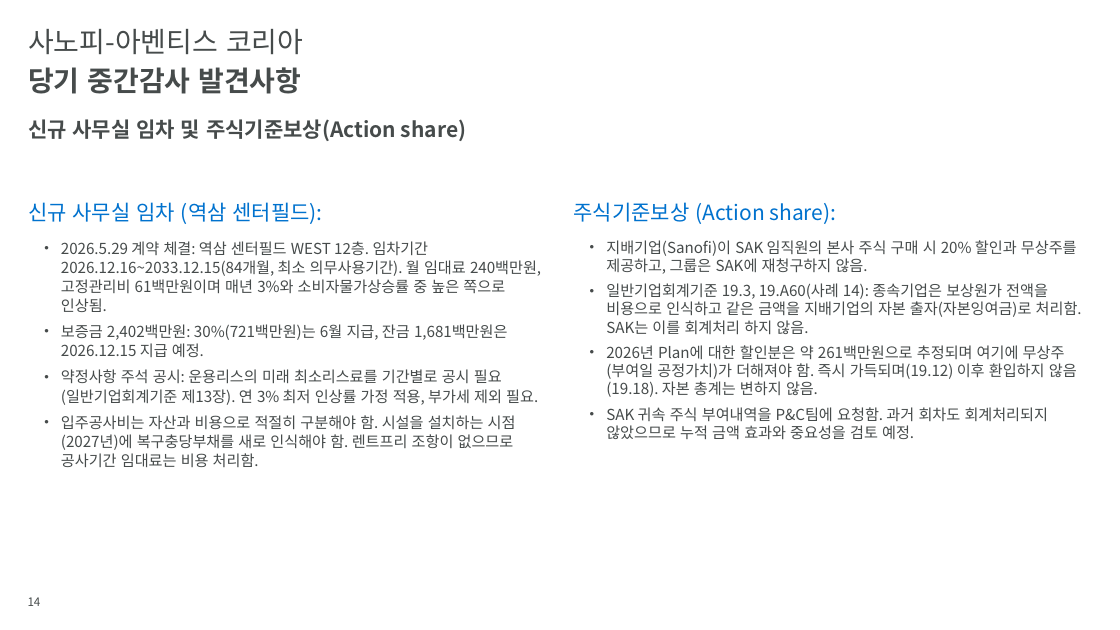
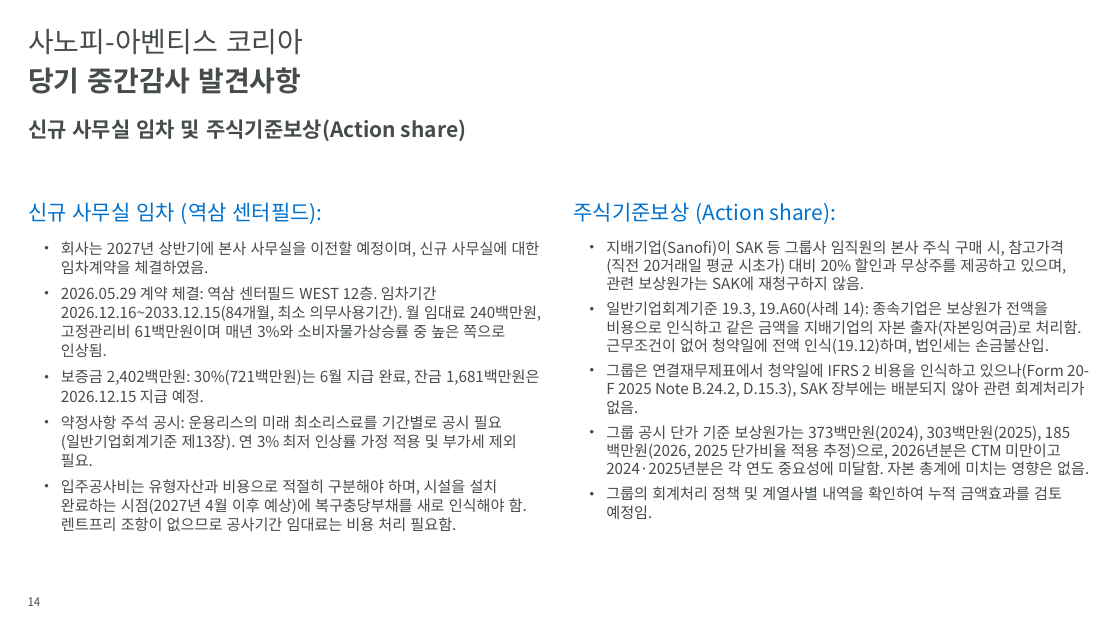
Before and after one commit to hansesle-maker/code, a slide deck: slide 14 of deliverables/SAK_FY2026_Interim_Closing_KO.pptx. Drawn at 1120x630 pixels with LibreOffice and Linux fonts; fonts in the diff are those of the drawing; background and template pictures are left out. Boxes give left, top, right and bottom in pixels: in the first picture for what was removed or moved away, otherwise in the second. Text is boxed around its words. In the diff, an @@ line names an element or a change of style, - is before the commit and + after.

```diff
--- a/deliverables/SAK_FY2026_Interim_Closing_KO.pptx
+++ b/deliverables/SAK_FY2026_Interim_Closing_KO.pptx
@@ text at (x1=61, y1=241, x2=541, y2=531): text changed @@
-  • 2026.5.29 계약 체결: 역삼 센터필드 WEST 12층. 임차기간 2026.12.16~2033.12.15(84개월, 최소 의무사용기간). 월 임대료 240백만원, 고정관리비 61백만원이며 매년 3%와 소비자물가상승률 중 높은 쪽으로 인상됨.
-  • 보증금 2,402백만원: 30%(721백만원)는 6월 지급, 잔금 1,681백만원은 2026.12.15 지급 예정.
-  • 약정사항 주석 공시: 운용리스의 미래 최소리스료를 기간별로 공시 필요(일반기업회계기준 제13장). 연 3% 최저 인상률 가정 적용, 부가세 제외 필요.
-  • 입주공사비는 자산과 비용으로 적절히 구분해야 함. 시설을 설치하는 시점(2027년)에 복구충당부채를 새로 인식해야 함. 렌트프리 조항이 없으므로 공사기간 임대료는 비용 처리함.
+  • 회사는 2027년 상반기에 본사 사무실을 이전할 예정이며, 신규 사무실에 대한 임차계약을 체결하였음.
+  • 2026.05.29 계약 체결: 역삼 센터필드 WEST 12층. 임차기간 2026.12.16~2033.12.15(84개월, 최소 의무사용기간). 월 임대료 240백만원, 고정관리비 61백만원이며 매년 3%와 소비자물가상승률 중 높은 쪽으로 인상됨.
+  • 보증금 2,402백만원: 30%(721백만원)는 6월 지급 완료, 잔금 1,681백만원은 2026.12.15 지급 예정.
+  • 약정사항 주석 공시: 운용리스의 미래 최소리스료를 기간별로 공시 필요(일반기업회계기준 제13장). 연 3% 최저 인상률 가정 적용 및 부가세 제외 필요.
+  • 입주공사비는 유형자산과 비용으로 적절히 구분해야 하며, 시설을 설치 완료하는 시점(2027년 4월 이후 예상)에 복구충당부채를 새로 인식해야 함. 렌트프리 조항이 없으므로 공사기간 임대료는 비용 처리 필요함.
@@ text at (x1=606, y1=240, x2=1089, y2=519): text changed @@
-  • 지배기업(Sanofi)이 SAK 임직원의 본사 주식 구매 시 20% 할인과 무상주를 제공하고, 그룹은 SAK에 재청구하지 않음.
-  • 일반기업회계기준 19.3, 19.A60(사례 14): 종속기업은 보상원가 전액을 비용으로 인식하고 같은 금액을 지배기업의 자본 출자(자본잉여금)로 처리함. SAK는 이를 회계처리 하지 않음.
-  • 2026년 Plan에 대한 할인분은 약 261백만원으로 추정되며 여기에 무상주(부여일 공정가치)가 더해져야 함. 즉시 가득되며(19.12) 이후 환입하지 않음(19.18). 자본 총계는 변하지 않음.
-  • SAK 귀속 주식 부여내역을 P&C팀에 요청함. 과거 회차도 회계처리되지 않았으므로 누적 금액 효과와 중요성을 검토 예정.
+  • 지배기업(Sanofi)이 SAK 등 그룹사 임직원의 본사 주식 구매 시, 참고가격(직전 20거래일 평균 시초가) 대비 20% 할인과 무상주를 제공하고 있으며, 관련 보상원가는 SAK에 재청구하지 않음.
+  • 일반기업회계기준 19.3, 19.A60(사례 14): 종속기업은 보상원가 전액을 비용으로 인식하고 같은 금액을 지배기업의 자본 출자(자본잉여금)로 처리함. 근무조건이 없어 청약일에 전액 인식(19.12)하며, 법인세는 손금불산입.
+  • 그룹은 연결재무제표에서 청약일에 IFRS 2 비용을 인식하고 있으나(Form 20-F 2025 Note B.24.2, D.15.3), SAK 장부에는 배분되지 않아 관련 회계처리가 없음.
+  • 그룹 공시 단가 기준 보상원가는 373백만원(2024), 303백만원(2025), 185백만원(2026, 2025 단가비율 적용 추정)으로, 2026년분은 CTM 미만이고 2024·2025년분은 각 연도 중요성에 미달함. 자본 총계에 미치는 영향은 없음.
+  • 그룹의 회계처리 정책 및 계열사별 내역을 확인하여 누적 금액효과를 검토 예정임.
```
Also in this commit, not shown: 7 other slides changed.
